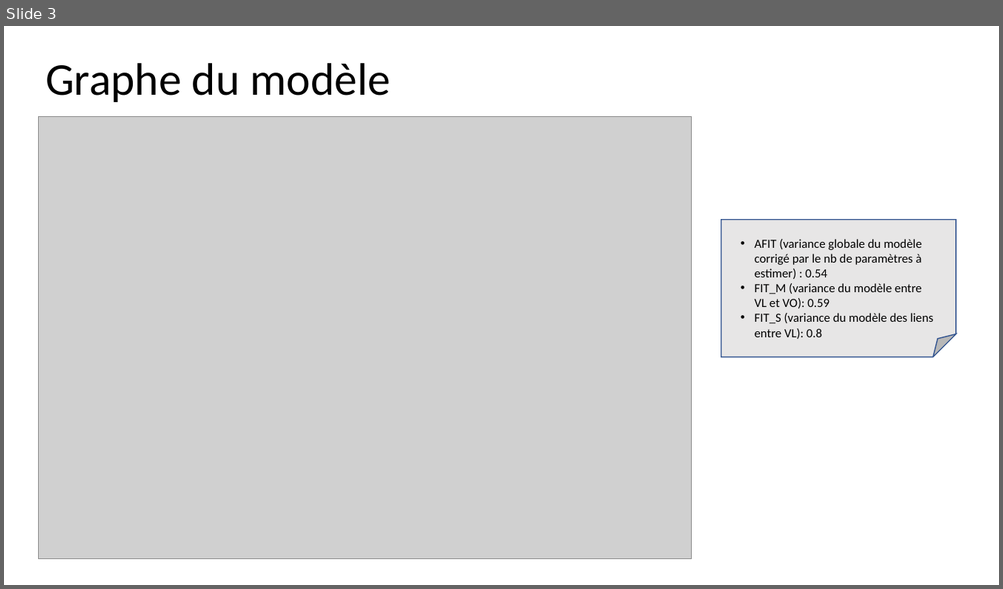
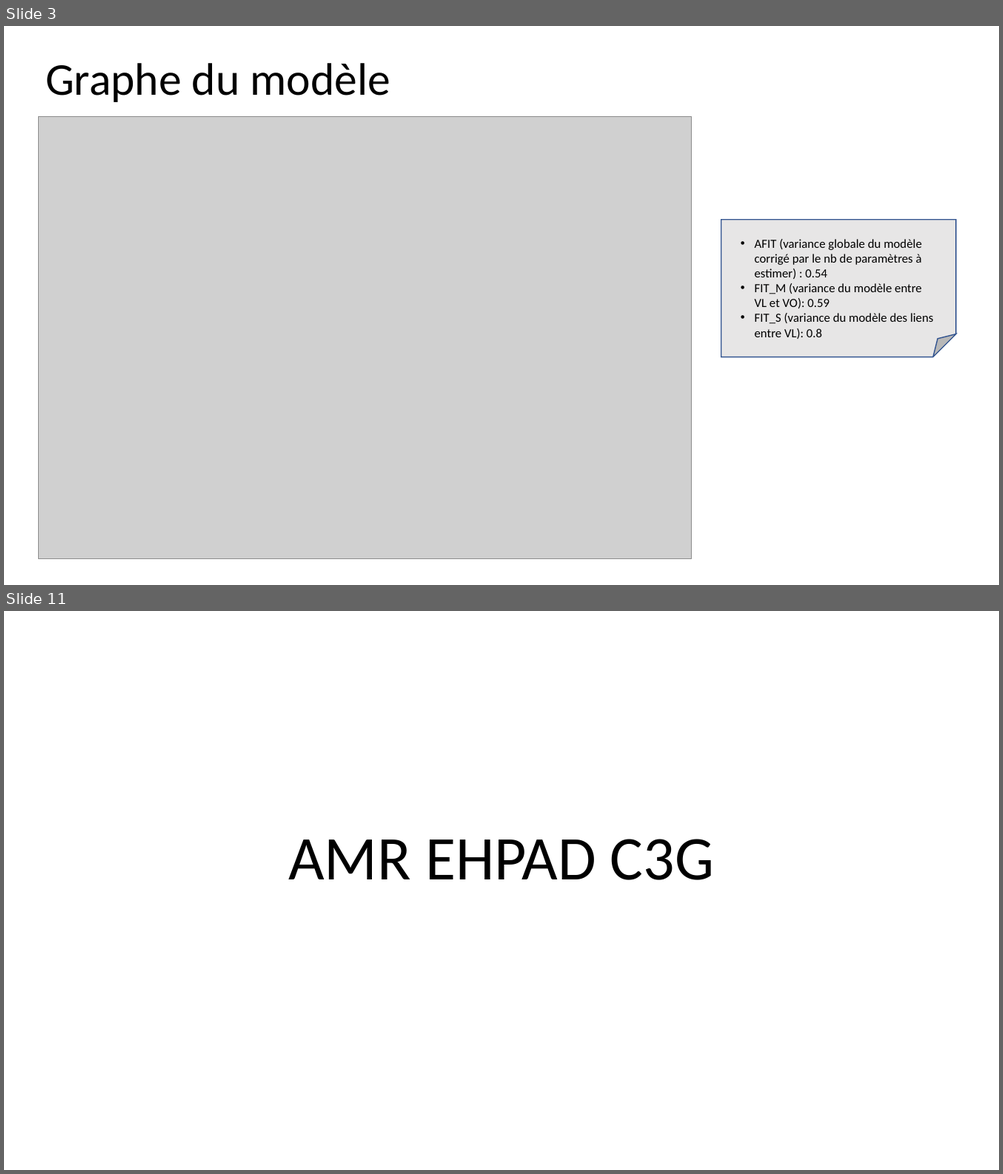
Before and after one commit to GMarTT/functional_study, a slide deck: présentation powerpoint/Présentation des résultats Claire.pptx. Shown one above the other, each under a label of ours: slide 3 before the commit, slides 3 and 11 after it; the slides between them are not shown. The pictures are 1003x589 and 1003x1174 pixels, drawn with LibreOffice and Linux fonts; fonts in the diff are those of the drawing; grey boxes stand for pictures. Boxes give left, top, right and bottom in pixels: in the first picture for what was removed or moved away, otherwise in the second. Text is boxed around its words. In the diff, an @@ line names an element or a change of style, - is before the commit and + after.

```diff
--- a/présentation powerpoint/Présentation des résultats Claire.pptx
+++ b/présentation powerpoint/Présentation des résultats Claire.pptx
@@ slide 11 added at (x1=4, y1=611, x2=999, y2=1170), background #FFFFFF @@
@@ title added at (x1=288, y1=839, x2=714, y2=880), 60 pt, text #000000 @@
+AMR EHPAD C3G
```
Also in this commit, not shown: 15 other slides added, 1 slide removed, 1 other file.
